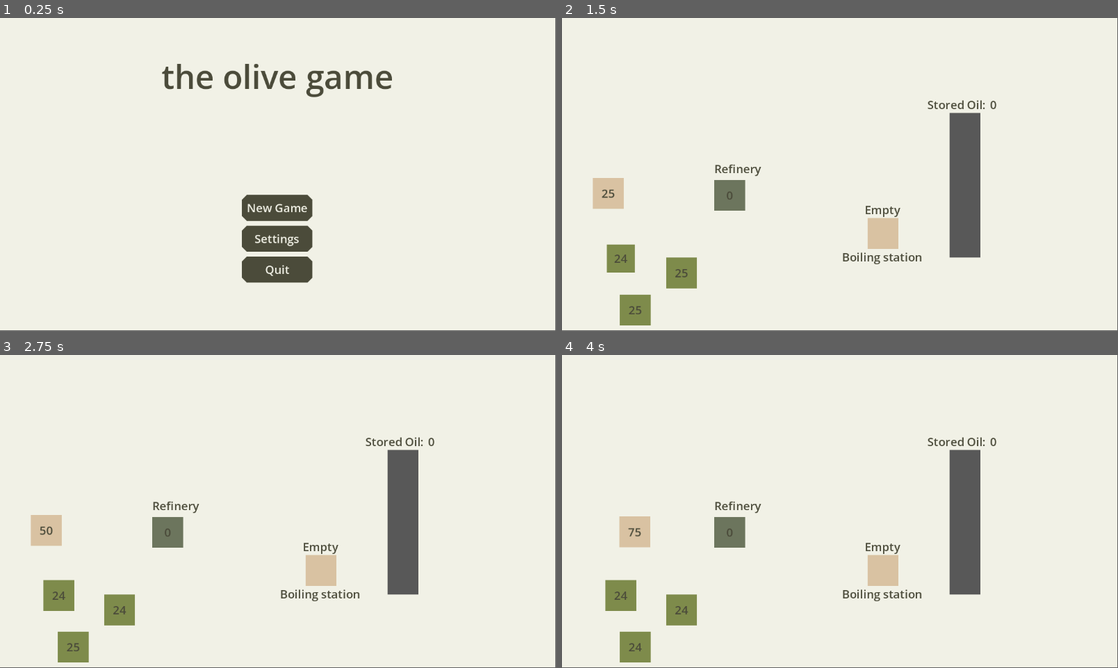
Above: before the commit, frames 1-4 (two rows, left to right).
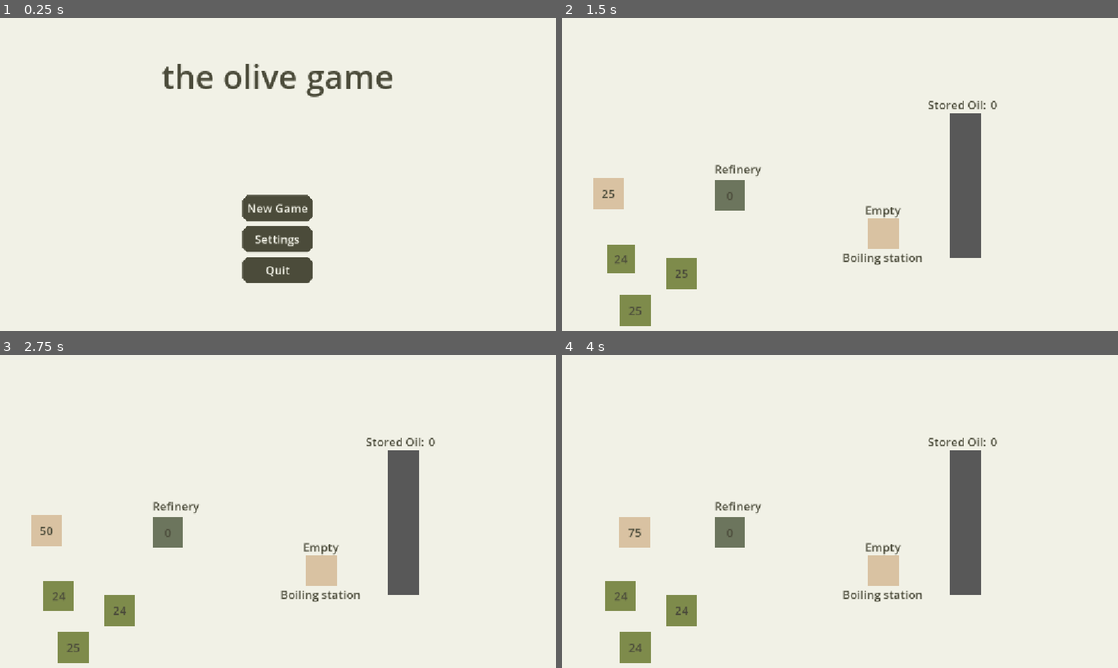
Above: after the commit, the same moments.

Repository: AntonioDell/mini-jam-203
Game: Godot game, scene res://main.tscn
Two runs of this game, one before a commit and one after it. Both use one fixed random seed, a clock stepped at 60 frames per second and the inputs below.
Inputs (mouse positions are in pixels of both pictures, inside the frame that each line leads up to):
- Up to frame 1 (0.25 s): no input
- Up to frame 2 (1.5 s): click "New Game" at 0.5 s; tap Enter at 1.25 s; move the mouse to (623, 259) at 1.27 s; click (623, 259) at 1.35 s
- Up to frame 3 (2.75 s): move the mouse to (122, 608) at 2.02 s; click (122, 608) at 2.1 s
- Up to frame 4 (4 s): tap Space at 2.75 s; move the mouse to (634, 646) at 2.77 s; click (634, 646) at 2.85 s; move the mouse to (606, 530) at 3.52 s; click (606, 530) at 3.6 s
In our replay, the window is 799x449 before the commit and 800x450 after it. These sizes can differ from the game's own. Grey fills any space a smaller window leaves; there, only what the larger window draws over its background counts as a difference.

The runs differ from the first frame. In frame 1, 1.2% of the frame differs, in the area x 29-71%, y 14-85%; in frame 2, 1.0%; in frame 3, 1.0%; in frame 4, 1.0%.

Commit message:
Adjust scaling

Diff:
--- a/project.godot
+++ b/project.godot
@@ -25,6 +25,11 @@
 GlobalSettingsController="*uid://dfx2atictc2u"
 GlobalErrorHandler="*uid://d03gbfl8om7ty"
 
+[display]
+
+window/stretch/mode="canvas_items"
+window/stretch/aspect="keep_width"
+
 [global_group]
 
 OliveCollectionController=""
